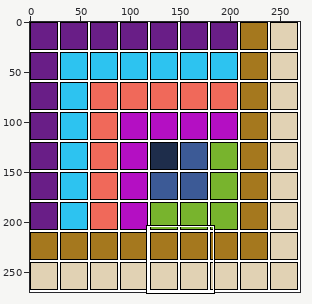
One commit to this sprite sheet: Image/puzzle_13.png. The first picture is a wide view before the edit; the outline marks the close-up.
Close-up. As it was:
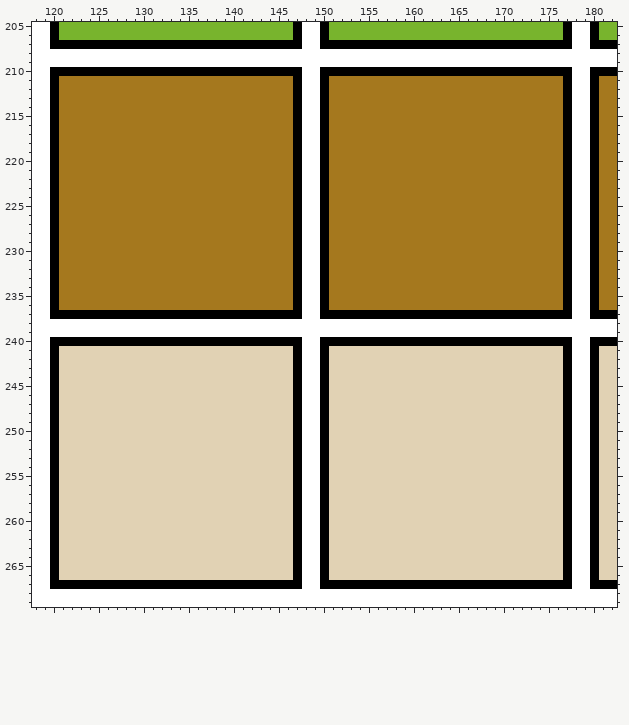
The file is 270x270 pixels. Colours within 5 levels of each other are drawn and written as one. Shown: x 118..182, y 205..269. The commit also changed other parts of the picture, which this record leaves out.
Now the later version:
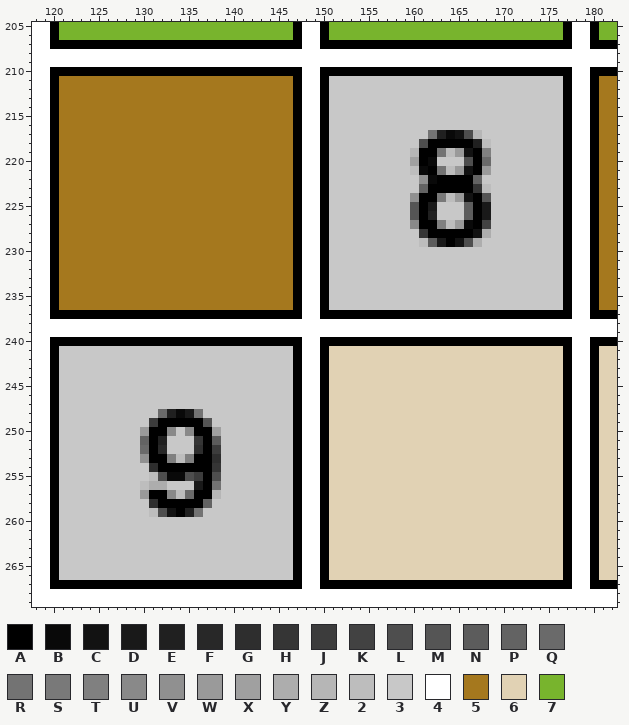
Palette (. is transparent): A #000000  B #090909  C #121212  D #191919  E #202020  F #282828  G #2e2e2e  H #353535  J #3c3c3c  K #424242  L #4e4e4e  M #555555  N #5c5c5c  P #636363  Q #6a6a6a  R #737373  S #797979  T #808080  U #898989  V #909090  W #9a9a9a  X #a0a0a0  Y #adadad  Z #b6b6b6  2 #bdbdbd  3 #c8c8c8  4 #ffffff  5 #a5781e  6 #e1d2b4  7 #78b42d
Difference:
Changed rows in their new state; - is an unchanged pixel.
first column x 151:
211 33333333333333333333333333
212 33333333333333333333333333
213 33333333333333333333333333
214 33333333333333333333333333
215 33333333333333333333333333
216 33333333333333333333333333
217 33333333333REBCLZ333333333
218 3333333333LAAAAAE233333333
219 333333333ZAAR2WCAT33333333
220 333333333XAB333LAQ33333333
221 3333333332BAR2WCAW33333333
222 3333333333VBAAAAP333333333
223 3333333333PAAAAAH233333333
224 333333333VAAS2WCAM33333333
225 333333333MAD333NAD33333333
226 333333333MAE333NAD33333333
227 333333333UAAT2WBAK33333333
228 3333333333HAAAAACY33333333
229 33333333332NDACLY333333333
230 33333333333333333333333333
231 33333333333333333333333333
232 33333333333333333333333333
233 33333333333333333333333333
234 33333333333333333333333333
235 33333333333333333333333333
236 33333333333333333333333333
first column x 121:
241 33333333333333333333333333
242 33333333333333333333333333
243 33333333333333333333333333
244 33333333333333333333333333
245 33333333333333333333333333
246 33333333333333333333333333
247 33333333333333333333333333
248 33333333333QEBDR3333333333
249 3333333333JAAAAAM333333333
250 333333333WAAU3UAAX33333333
251 333333333PAE333HAN33333333
252 333333333QAF333GAJ33333333
253 333333333VAAT2TAAG33333333
254 3333333333GAAAAAAH33333333
255 33333333332LBBLJAL33333333
256 3333333332YY333DAR33333333
257 333333333WAAU2QAAZ33333333
258 3333333333GAAAAAP333333333
259 33333333332LCAER3333333333
260 33333333333333333333333333
261 33333333333333333333333333
262 33333333333333333333333333
263 33333333333333333333333333
264 33333333333333333333333333
265 33333333333333333333333333
266 33333333333333333333333333
Where, in picture pixels (left, top, right, bottom), the same in both close-ups:
changed: (329, 76, 563, 310)
changed: (59, 346, 293, 580)
